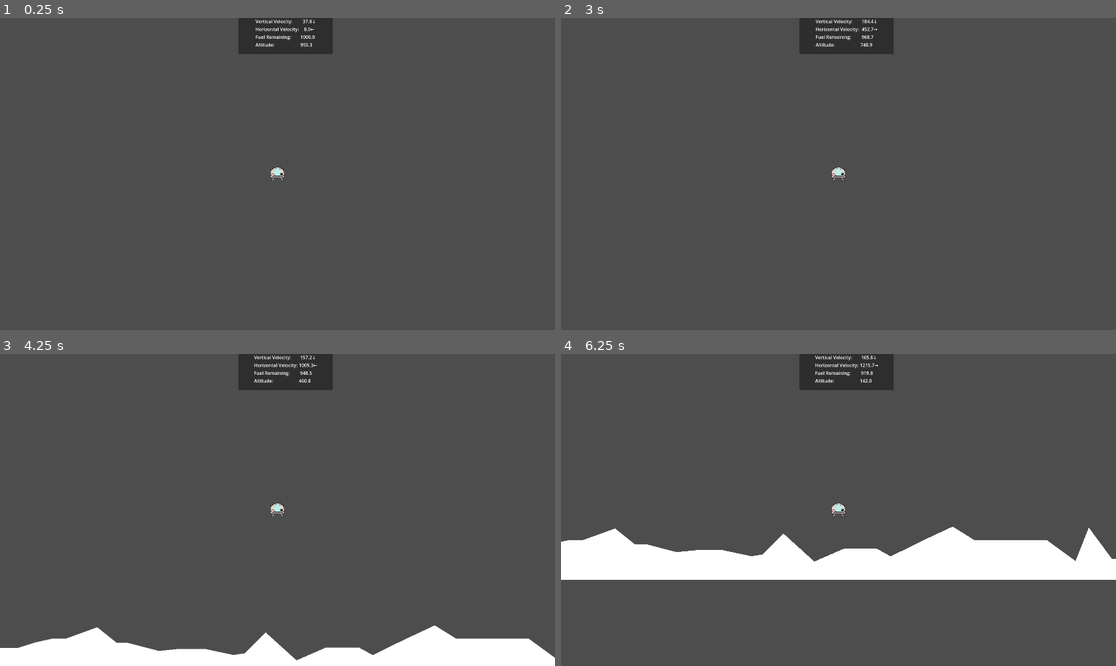
Above: before the commit, frames 1-4 (two rows, left to right).
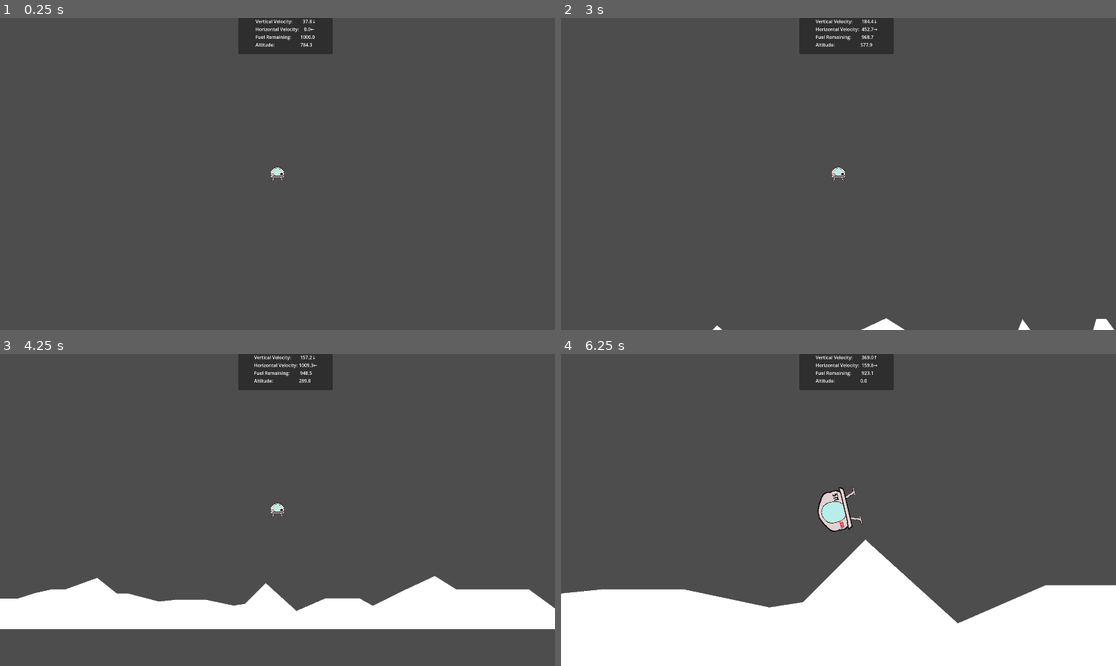
Above: after the commit, the same moments.

Repository: BriarSMC/LunarLander
Game: Godot game, scene res://scenes/start_level.tscn
The game is run twice, just before and just after one commit, with the same random seed, the same clock (stepped at 60 frames per second) and the same inputs.
Inputs:
- Up to frame 1 (0.25 s): no input
- Up to frame 2 (3 s): hold Space (engine_control) 0.53-1.28 s; hold Right (go_right) 0.53-2.03 s; tap Enter at 1.25 s; tap Space (engine_control) at 1.35, 2, 2.85 s; hold Space (engine_control) 2.03-2.78 s; hold Left (go_left) from 2.03 s (still down)
- Up to frame 3 (4.25 s): keep holding Left (go_left); hold Space (engine_control) from 3.53 s (still down)
- Up to frame 4 (6.25 s): release Left (go_left) at 4.28 s; release Space (engine_control) at 4.28 s; hold Right (go_right) from 4.28 s (still down); tap Space (engine_control) at 4.35, 5.85 s; hold Space (engine_control) 5.03-5.78 s

The runs differ from the first frame. In frame 1, less than 0.1% of the frame differs, in the area x 54-56%, y 8-10%; in frame 2, 0.3%; in frame 3, 18%; in frame 4, 35%, in the area x 0-100%, y 0-100%.

Commit message:
add Zoom camera based on altitude

Diff:
--- a/scenes/start_level.tscn
+++ b/scenes/start_level.tscn
@@ -11,7 +11,7 @@
 
 [node name="Lander" parent="." node_paths=PackedStringArray("hud", "terrain", "camera") instance=ExtResource("1_6fapf")]
 editor_description = "Lander Custom sObject"
-position = Vector2(1075, 29)
+position = Vector2(1075, 200)
 mass = 10.0
 gravity_scale = 0.167
 directional_thrust = 200.0
@@ -19,6 +19,7 @@
 hud = NodePath("../HUD")
 terrain = NodePath("../Terrain")
 camera = NodePath("Camera2D")
+metadata/_edit_group_ = true
 
 [node name="Camera2D" type="Camera2D" parent="Lander"]
 script = ExtResource("3_gkxik")
--- a/scripts/altimeter.gd
+++ b/scripts/altimeter.gd
@@ -22,7 +22,7 @@
 
 # public variables
 
-var distance: float
+var distance := 999999.9
 
 # private variables
 
@@ -67,15 +67,10 @@
 	if !_active: return
 # Step 2
 	var origin = get_parent().global_position
-	var collision_point = get_collision_point()
-	if collision_point != _collision_point:
-		_collision_point = collision_point
-		queue_redraw()
-	var _distance = origin.distance_to(collision_point)
+	_collision_point = get_collision_point()
+	distance = origin.distance_to(_collision_point)
 # Step 3
-	distance = _distance
-	printt(distance, get_parent().position, collision_point)
-	_hud.hud_altitude_changed.emit(float(_distance))
+	_hud.hud_altitude_changed.emit(float(distance))
 
 
 func _draw():
--- a/scripts/camera2d.gd
+++ b/scripts/camera2d.gd
@@ -59,7 +59,8 @@
 #	None
 #==
 # What the code is doing (steps)
-func zoom_camera_in(params) -> void:
+func zoom_camera_in() -> void:
+	#print("Zoom Camera In")
 	var tween = get_tree().create_tween()
 	tween.tween_property(self, "zoom", Vector2(3.0, 3.0), 1.0)
 
@@ -73,7 +74,8 @@
 #	None
 #==
 # What the code is doing (steps)
-func zoom_camera_out(params) -> void:
+func zoom_camera_out() -> void:
+	#print("Zoom Camera Out")
 	var tween = get_tree().create_tween()
 	tween.tween_property(self, "zoom", Vector2(1.0, 1.0), 1.0)
 
--- a/scripts/lander.gd
+++ b/scripts/lander.gd
@@ -46,7 +46,7 @@
 @export var directional_burn_rate := 5.0
 @export var directional_thrust := 10.0
 @export var engine_thrust := 50.0
-@export var zoom_altitude := 1000.0
+@export var zoom_altitude := 200.0
 # Instead of finding the node at runtime we assign the node's pointer
 # with the Editor Inspector. From the scene containing Lander drag the
 # node to this exposed variable.
@@ -60,9 +60,6 @@
 
 var engine_thrust_vector := Vector2(0, - engine_thrust)
 var lander_state: int = lander_states.INFLIGHT
-var active := true
-var crashed := false
-var landed := false
 var engines_shutdown := false
 var previous_velocity: Vector2
 
@@ -96,25 +93,20 @@
 # Return
 #	None
 #==
-# Step 1: Ignore if no longer active
-# Step 2: Preserve the previous velocity for HUD purposes
-# Step 3: Maneuver the lander
-# Step 4: Update the HUD
-# Step 5: Check lander state
+# Step 1: Preserve the previous velocity for HUD purposes
+# Step 2: Maneuver the lander
+# Step 3: Update the HUD
+# Step 4: Check lander state
 func _physics_process(delta):
 # Step 1
-	if not active: return
-# Step 2
 	previous_velocity = linear_velocity
+# Step 2
+	_maneuver(delta)
 # Step 3
-	_maneuver(delta)
+	hud.emit_signal("hud_velocity_fuel_changed", previous_velocity, fuel_remaining)
 # Step 4
-	hud.emit_signal("hud_velocity_fuel_changed", previous_velocity, fuel_remaining)
-# Step 5
 	lander_state = _check_lander_state()
 	if lander_state != lander_states.INFLIGHT:
-		active = false
-		sleeping = true
 		_game_over()
 
 
@@ -134,6 +126,7 @@
 # Step 2: Shut the engines down
 # Step 3: See if we landed safely or crashed
 func _on_detect_landing_body_entered(_body):
+	#print("Strut collision")
 # Step 1
 	if lander_state != lander_states.INFLIGHT: return
 # Step 2
@@ -162,8 +155,10 @@
 #	have rolled during landing, or touched a side while landing.
 # Step 2: Emit that we have crashed
 func _on_detect_side_contact_body_entered(_body):
-# Step 1
-	if crashed: return
+	#print("Side body collision")
+# Step 1
+	if lander_state == lander_states.CRASHED: return
+	engines_shutdown = true
 # Step 2
 	emit_signal("lander_crashed", previous_velocity)
 
@@ -184,7 +179,6 @@
 # Step 3: Update HUD
 func we_crashed(vel: Vector2) -> void:
 # Step 1
-	crashed = true
 	lander_state = lander_states.CRASHED
 # Step 2
 	$Altimeter.altimeter_stopped.emit()
@@ -205,7 +199,6 @@
 # Step 3: Update HUD with velocity and fuel values
 func we_landed(vel: Vector2) -> void:
 # Step 1
-	landed = true
 	lander_state = lander_states.LANDED
 # Step 2
 	$Altimeter.altimeter_stopped.emit()
@@ -247,6 +240,7 @@
 		fuel_remaining -= directional_burn_rate * delta
 # Step 4
 	if $Altimeter.distance < zoom_altitude and camera.zoom.x == 1.0:
+		#print("Request zoom in at: ", $Altimeter.distance)
 		camera.zoom_in.emit()
 	if $Altimeter.distance >= zoom_altitude and camera.zoom.x != 1.0:
 		camera.zoom_out.emit()
@@ -270,16 +264,19 @@
 	if (position.y < -200.0 or
 		position.x < -terrain.get_terrain_width() / 2.0 or
 		position.x > terrain.get_terrain_width() / 2.0):
-		print("Left Screen at: ", position)
+		#print("Left Screen at: ", position)
 		return lander_states.LEFTSCREEN
-
-	if crashed:
-		return lander_states.CRASHED
-
-	if landed:
-		return lander_states.LANDED
-
-	return lander_states.INFLIGHT
+	else:
+		return lander_state
+
+	#
+	#if crashed:
+		#return lander_states.CRASHED
+		#
+	#if landed:
+		#return lander_states.LANDED
+		#
+	#return lander_states.INFLIGHT
 
 
 
@@ -292,8 +289,11 @@
 #	None
 #	value							Description
 #==
-# What the code is doing (steps)
+# Don't do anything until lander stops moving
+# Call HUD depending on what happened
 func _game_over() -> void:
+	if not sleeping: return
+
 	match lander_state:
 		lander_states.LEFTSCREEN:
 			hud.hud_gameover_changed.emit("Game Over\nYou Flew Into Space", false)
@@ -303,16 +303,5 @@
 			hud.hud_gameover_changed.emit("You landed safely!", true)
 
 
-# scroll_screen()
-# Scroll the surface if needs be
-#
-# Parameters
-#	None
-# Return
-#	None
-#==
-# What the code is doing (steps)
-func _scroll_screen() -> void:
-	pass
 
 # Subclasses
--- a/scripts/terrain.gd
+++ b/scripts/terrain.gd
@@ -54,7 +54,7 @@
 	coll.polygon = poly.polygon
 	coll.position = position
 
-	printt("Width/Height: ", terrain_width, screen_height)
+	#printt("Width/Height: ", terrain_width, screen_height)
 
 
 
@@ -91,7 +91,7 @@
 	var loc := - terrain_width / 2.0
 	var height: float
 
-	print("First loc: ", loc)
+	#print("First loc: ", loc)
 	height = randf_range(min_segment_height, max_segment_height)
 	arr.append(Vector2(loc, screen_height - height))
 
